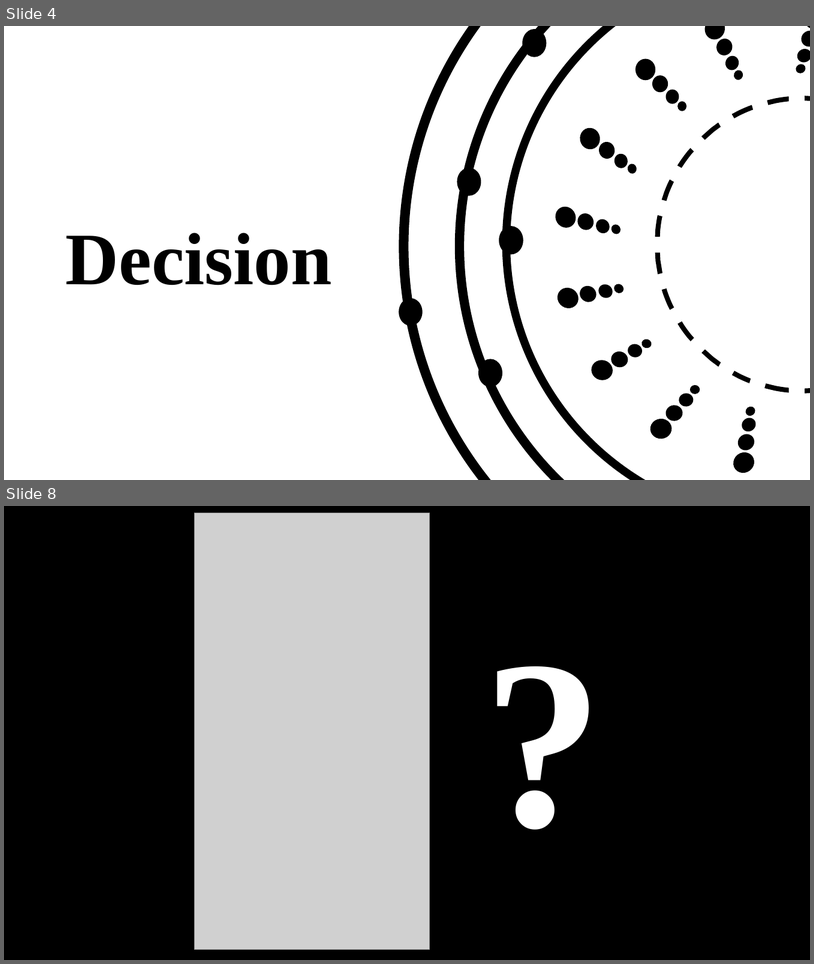
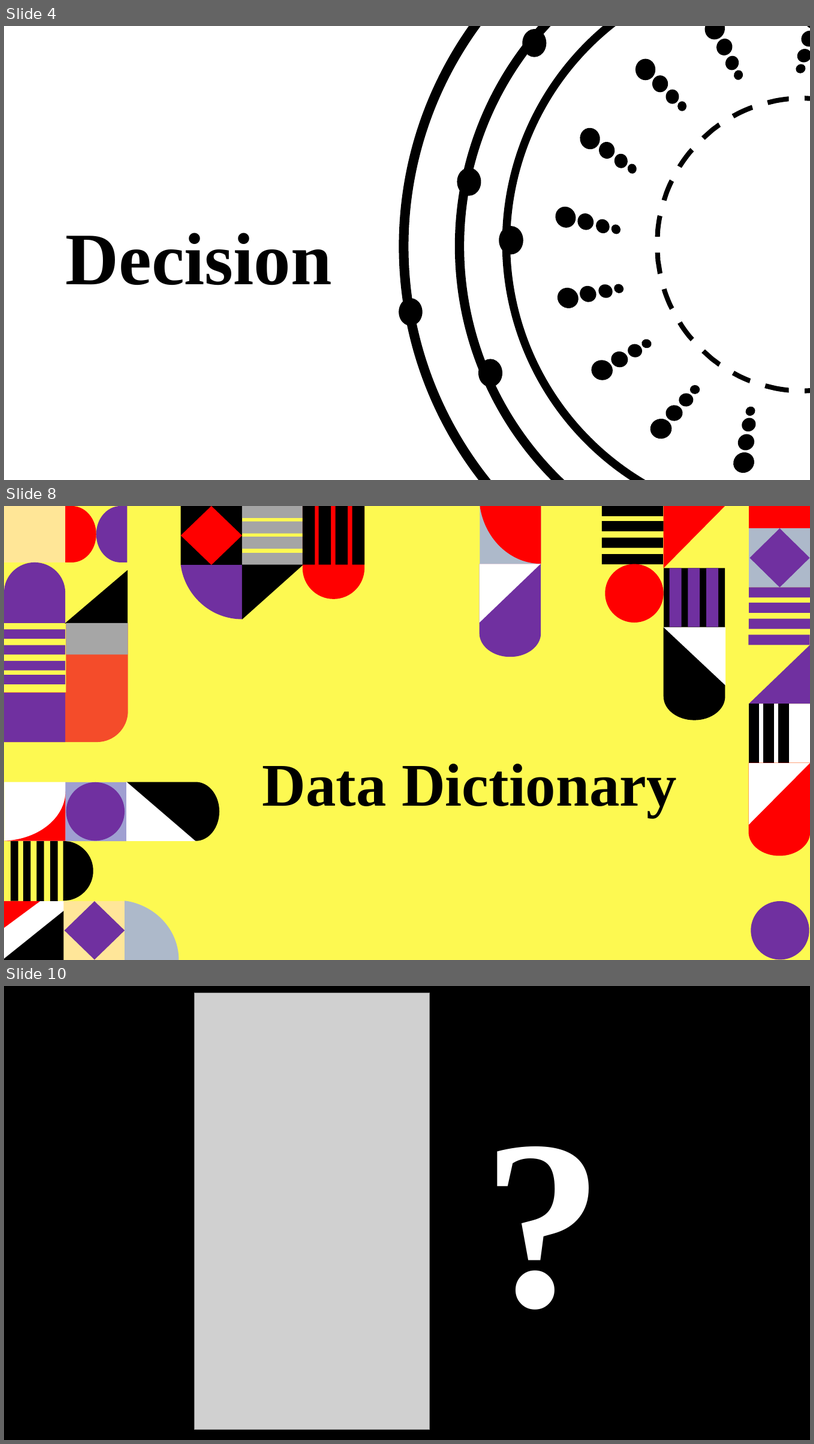
Before and after one commit to tamanghawana0815/SAD-ppt, a slide deck: Presentation.pptx. Shown one above the other, each under a label of ours: slides 4 and 8 before the commit, slides 4, 8 and 10 after it; the slides between them are not shown. The pictures are 814x964 and 814x1444 pixels, drawn with LibreOffice and Linux fonts; fonts in the diff are those of the drawing; grey boxes stand for pictures. Boxes give left, top, right and bottom in pixels: in the first picture for what was removed or moved away, otherwise in the second. Text is boxed around its words. In the diff, an @@ line names an element or a change of style, - is before the commit and + after.

```diff
--- a/Presentation.pptx
+++ b/Presentation.pptx
@@ slide 8 added at bbox=[4, 506, 810, 960], background #FDF951 @@
@@ group added at bbox=[180, 506, 365, 619]: 7 freeform shapes, 4 rectangles, 1 diamond, 1 right triangle @@
@@ group added at bbox=[479, 506, 541, 657]: 3 freeform shapes, 1 right triangle @@
@@ group added at bbox=[602, 506, 726, 720]: 6 freeform shapes, 3 rectangles, 2 right triangles, 1 ellipse @@
@@ group added at bbox=[4, 506, 129, 742]: 7 rectangles, 4 freeform shapes, 1 right triangle @@
@@ text added at bbox=[263, 763, 677, 817], 72 pt, text #000000, bold @@
+Data Dictionary
@@ group added at bbox=[4, 782, 220, 960]: 8 freeform shapes, 4 rectangles, 3 right triangles, 1 ellipse, 1 diamond @@
@@ group added at bbox=[749, 506, 810, 960]: 8 freeform shapes, 3 rectangles, 2 right triangles, 1 diamond, 1 ellipse @@
@@ what was slide 8 is now slide 10 @@
```
Also in this commit, not shown: 2 slides changed, 1 other slide added.
